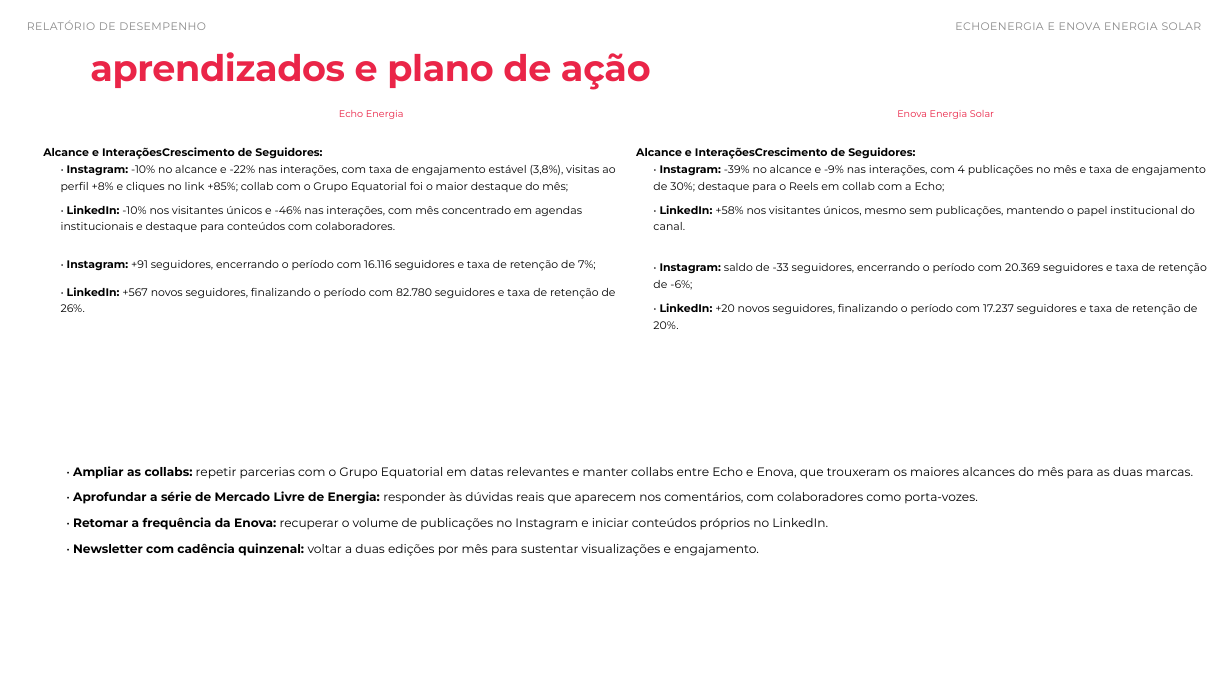
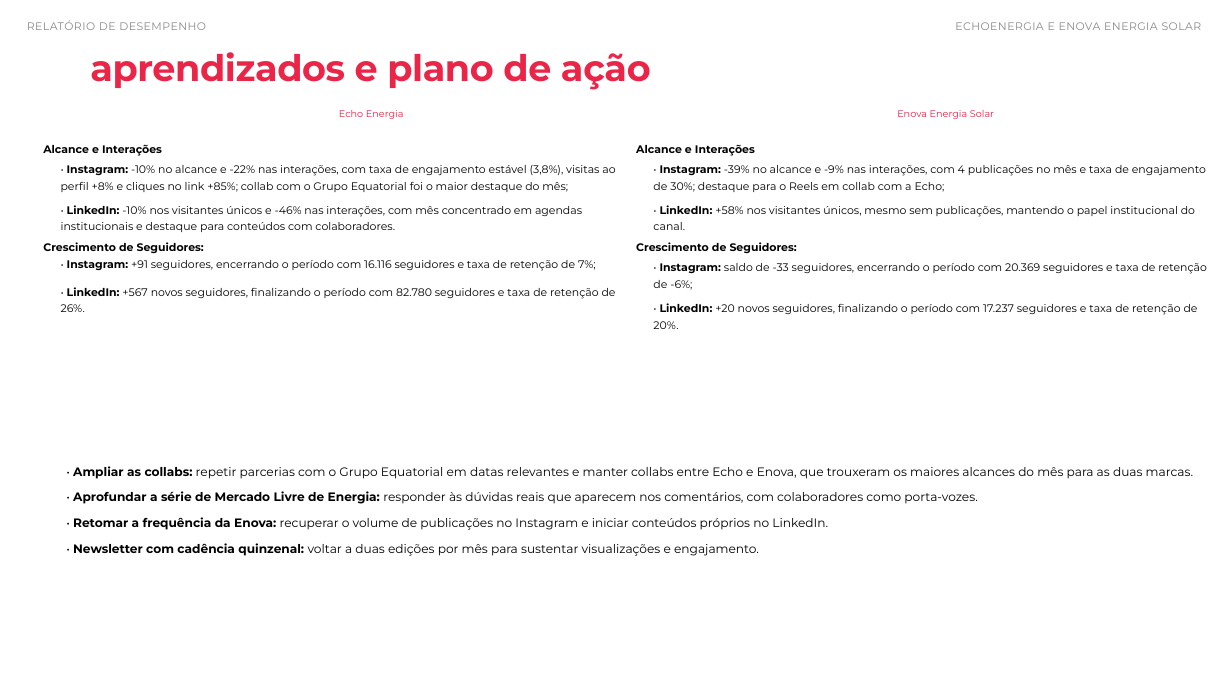
Before and after one commit to ThayzaGarcia/bm-casa-ape, a slide deck: slide 39 of relatorios/maximize/pptx/echo-enova-setembro-2026.pptx. Drawn at 1232x693 pixels with LibreOffice and Linux fonts; fonts in the diff are those of the drawing; background and template pictures are left out. Boxes give left, top, right and bottom in pixels: in the first picture for what was removed or moved away, otherwise in the second. Text is boxed around its words. In the diff, an @@ line names an element or a change of style, - is before the commit and + after.

```diff
--- a/relatorios/maximize/pptx/echo-enova-setembro-2026.pptx
+++ b/relatorios/maximize/pptx/echo-enova-setembro-2026.pptx
@@ text removed at box(43, 147, 322, 159) @@
-Alcance e InteraçõesCrescimento de Seguidores:
@@ text added at box(43, 144, 162, 156), 8.5 pt, text #000000, bold @@
+Alcance e Interações
@@ text removed at box(636, 147, 915, 159) @@
-Alcance e InteraçõesCrescimento de Seguidores:
@@ text added at box(636, 144, 755, 156), 8.5 pt, text #000000, bold @@
+Alcance e Interações
@@ text added at box(43, 242, 204, 254), 8.5 pt, text #000000, bold @@
+Crescimento de Seguidores:
@@ text added at box(636, 242, 797, 254), 8.5 pt, text #000000, bold @@
+Crescimento de Seguidores:
```
Also in this commit, not shown: 20 other files.
